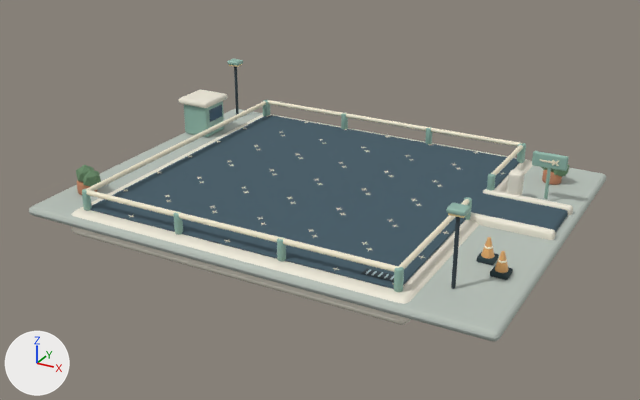
The glTF model public/models/garage.glb, before and after one commit.
Both versions are drawn from a 50 mm camera at (10.5, -16.58, 6.46) aimed at (3.2, -3.3, -0.18). Every picture has the same lights, and +X, +Y and +Z are marked at lower left. The picture after the commit comes second. Vertices at exactly the same position are counted once.

Objects in the first picture: 'Asphalt blue slate', 'Ceramic ivory.002', 'Concrete apron', 'Drain metal', 'Garden foliage', 'Painted mint rail', 'Warm white trim.009' and 6 more.
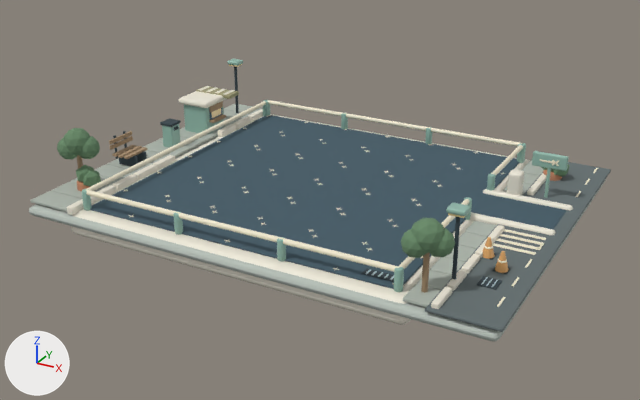
Pixel boxes [x1, y1, x2, y2] of what changed, in the pictures (640 x 400 px):
'Ceramic ivory.002', reshaped
    before: [71, 90, 573, 325]
    after: [67, 86, 573, 325]
'Street asphalt', added
    after: [425, 162, 611, 332]
'Sidewalk stone', added
    after: [31, 103, 543, 307]
'Garden foliage', reshaped
    before: [76, 165, 569, 187]
    after: [57, 128, 569, 258]
'Drain metal', reshaped (72% wider)
    before: [234, 67, 460, 289]
    after: [113, 67, 502, 290]
'Weathered wood', added
    after: [77, 101, 430, 293]
'Canvas awning', added
    after: [196, 86, 239, 99]
part 1 of me_cube_340, added
    after: [67, 155, 175, 215]
part 2 of me_cube_340, added
    after: [431, 225, 504, 309]
part 3 of me_cube_340, added
    after: [217, 109, 263, 137]
part 4 of me_cube_340, added
    after: [527, 173, 546, 196]
part 5 of me_icosphere, added
    after: [63, 128, 90, 155]
part 6 of me_icosphere, added
    after: [79, 136, 100, 159]
part 7 of me_icosphere, added
    after: [57, 138, 78, 159]
part 8 of me_icosphere, added
    after: [411, 217, 444, 253]
part 9 of me_icosphere, added
    after: [430, 228, 455, 257]
part 10 of me_icosphere, added
    after: [401, 229, 427, 258]
part 11 of me_cylinder_091, added
    after: [477, 276, 502, 290]
part 12 of me_cylinder_091, added
    after: [135, 151, 147, 162]
part 13 of me_cylinder_091, added (mostly hidden)
    after: [119, 156, 138, 166]
part 14 of me_cylinder_091, added
    after: [160, 118, 181, 127]
'Concrete apron', unchanged, covered by the edit
    before: [29, 109, 606, 342]
    after: [29, 136, 606, 342]

Edits to the bpy script that builds the scene:
```text
Change me_cube_340:
    remove me_cube_340.from_pydata(...)  # 560 vertices, 1096 faces; spans x -4.11..4.52, y -3.28..3.28, z -0.23..1.0
    add me_cube_340.from_pydata(...)  # 2480 vertices, 4856 faces; spans x -4.11..4.52, y -3.28..3.28, z -0.23..1.03
    me_cube_340 part 1: 480 vertices added at x -3.24..-3.1, y -3.28..-0.32, z 0.2..0.34
    me_cube_340 part 2: 480 vertices added at x 3.62..3.74, y -3.28..-0.32, z 0.2..0.34
    me_cube_340 part 3: 288 vertices added at x -3.24..-3.1, y 1.33..3.08, z 0.2..0.34
    me_cube_340 part 4: 288 vertices added at x 3.62..3.74, y 1.33..3.08, z 0.2..0.34
    other edits to the shape of me_cube_340 do not show in these pictures
Change me_icosphere:
    remove me_icosphere.from_pydata(...)  # 72 vertices, 120 faces; spans x -0.26..7.75, y -0.16..4.93, z -0.25..0.19
    add me_icosphere.from_pydata(...)  # 324 vertices, 600 faces; spans x -0.44..7.75, y -0.87..4.93, z -0.25..0.89
    me_icosphere part 5: a new loose piece, an icosphere of 80 faces spanning x -0.34..0.16, y -0.28..0.24, z 0.37..0.89, in mat_garden_foliage (greyish green #688a68)
    me_icosphere part 6: a new loose piece, an icosphere of 80 faces spanning x -0.14..0.28, y -0.16..0.28, z 0.3..0.74, in mat_garden_foliage (greyish green #688a68)
    me_icosphere part 7: a new loose piece, an icosphere of 80 faces spanning x -0.44..-0.02, y -0.32..0.12, z 0.29..0.73, in mat_garden_foliage (greyish green #688a68)
    me_icosphere part 8: a new loose piece, an icosphere of 80 faces spanning x 6.76..7.26, y -0.83..-0.31, z 0.37..0.89, in mat_garden_foliage (greyish green #688a68)
    me_icosphere part 9: a new loose piece, an icosphere of 80 faces spanning x 6.96..7.38, y -0.71..-0.27, z 0.3..0.74, in mat_garden_foliage (greyish green #688a68)
    me_icosphere part 10: a new loose piece, an icosphere of 80 faces spanning x 6.66..7.08, y -0.87..-0.43, z 0.29..0.73, in mat_garden_foliage (greyish green #688a68)
Change me_cylinder_091:
    remove me_cylinder_091.from_pydata(...)  # 320 vertices, 628 faces; spans x -0.03..7.38, y -5.66..0.03, z -0.63..0.63
    add me_cylinder_091.from_pydata(...)  # 880 vertices, 1724 faces; spans x -0.33..7.97, y -5.66..0.03, z -0.63..0.63
    me_cylinder_091 part 11: the loose piece of 80 vertices spanning x 6.02..6.58, y -5.66..-5.48, z -0.53 is copied, and the copy is scaled about its middle by (0.528, 1.59, 1.33), then moved by (1.52, 0.57, 0.0); it spans x 7.67..7.97, y -5.15..-4.85, z -0.54..-0.53
    me_cylinder_091 part 12: a new loose piece of 96 vertices spanning x -0.26..0.19, y -3.58..-3.52, z -0.62..-0.32, in mat_drain_metal (dark blue #34434a)
    me_cylinder_091 part 13: a new loose piece of 96 vertices spanning x -0.26..0.19, y -3.85..-3.79, z -0.62..-0.32, in mat_drain_metal (dark blue #34434a)
    me_cylinder_091 part 14: a new loose piece of 96 vertices spanning x -0.14..0.16, y -2.64..-2.32, z -0.08..-0.02, in mat_drain_metal (dark blue #34434a)
    other edits to the shape of me_cylinder_091 do not show in these pictures
Add ob_canvas_awning:
    ob_canvas_awning = bpy.data.objects.new('Canvas awning', me_cube_603)  # 96 vertices, 188 faces; spans x -0.455..0.455, y -0.18..0.18, z -0.04..0.04; in mat_canvas_awning (beige #a19e78)
    ob_canvas_awning.location = (-0.63, -1.05, 0.75)
Add ob_weathered_wood:
    ob_weathered_wood = bpy.data.objects.new('Weathered wood', me_cube_602)  # 912 vertices, 1788 faces; spans x -0.61..6.8, y -4.47..0.24, z -0.59..0.27; in mat_weathered_wood (beige #a58b6c)
    ob_weathered_wood.location = (-0.39, -1.45, 0.57)
Add ob_sidewalk_stone:
    ob_sidewalk_stone = bpy.data.objects.new('Sidewalk stone', me_cube_552)  # 2208 vertices, 4324 faces; spans x -0.46..7.36, y -6.36..0.25, z -0.03..0.03; in mat_sidewalk_stone (grey #aeb6ac)
    ob_sidewalk_stone.location = (-0.72, 0.15, -0.01)
Add ob_street_asphalt:
    ob_street_asphalt = bpy.data.objects.new('Street asphalt', me_cube_551)  # 96 vertices, 188 faces; spans x -0.57..0.57, y -3.35..3.35, z -0.02..0.02; in mat_street_asphalt (grey #657071)
    ob_street_asphalt.location = (7.13, -3.0, 0.01)
```
